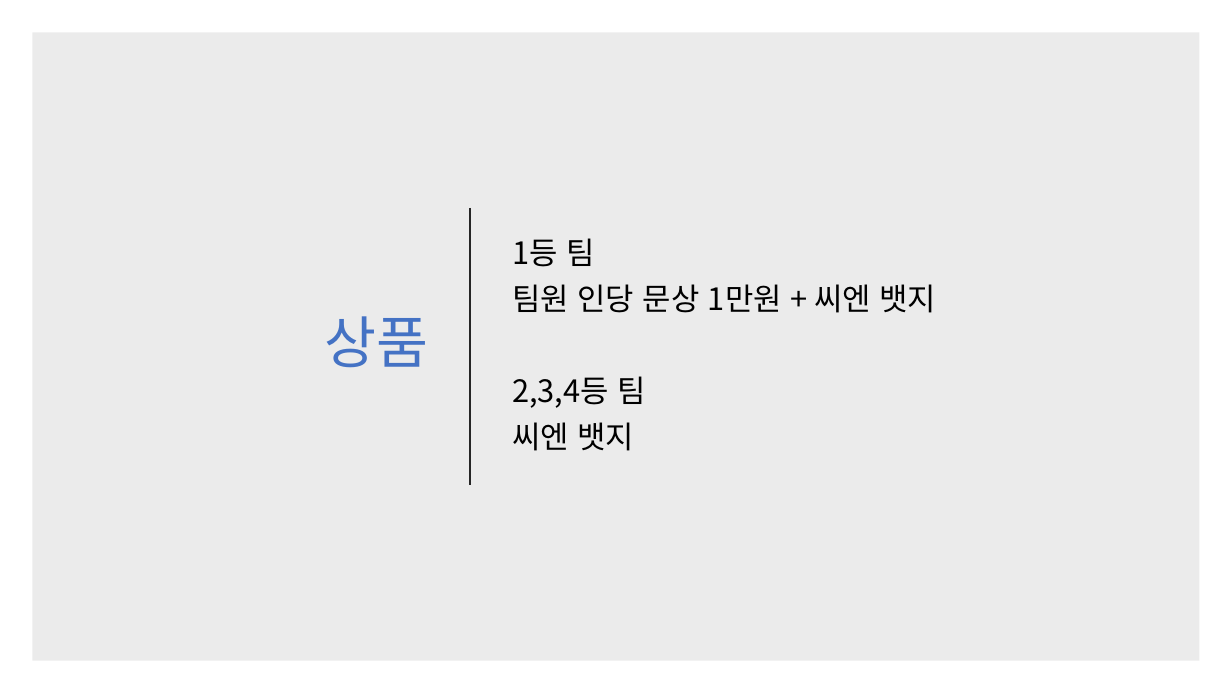
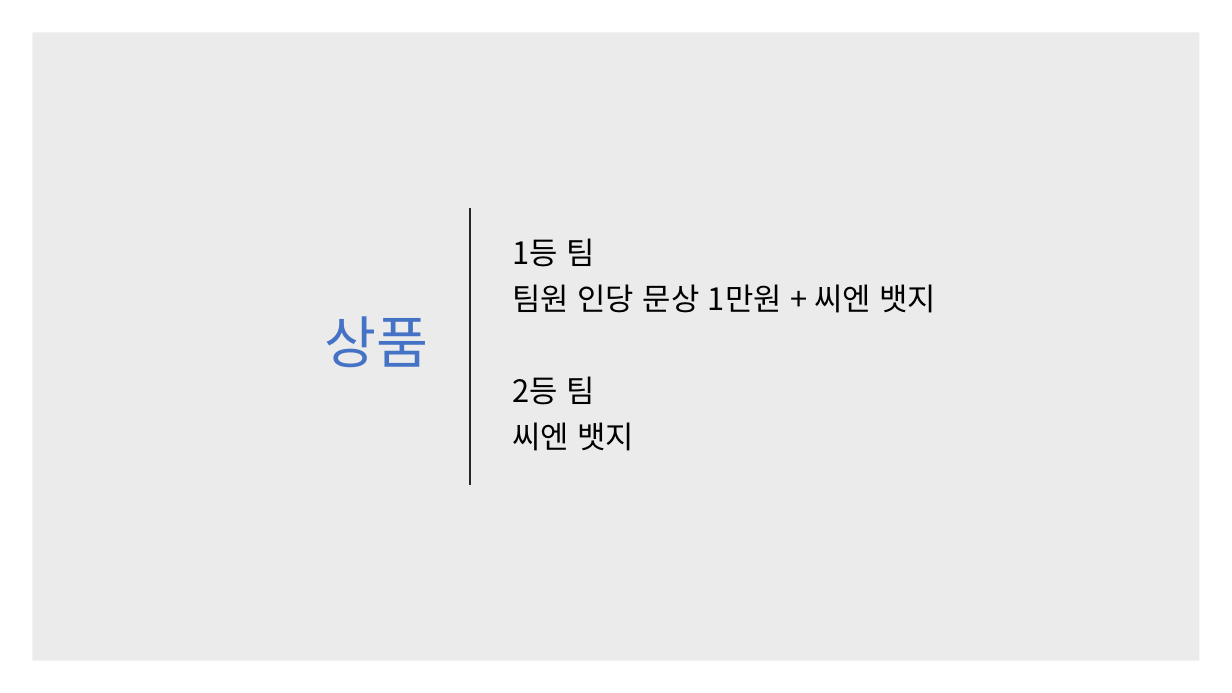
Before and after one commit to kjh99660/Study_powerpoint, a slide deck: slide 14 of 튜토리얼_프로젝트_최종발표.pptx. Drawn at 1232x693 pixels with LibreOffice and Linux fonts; fonts in the diff are those of the drawing. Boxes give left, top, right and bottom in pixels: in the first picture for what was removed or moved away, otherwise in the second. Text is boxed around its words. In the diff, an @@ line names an element or a change of style, - is before the commit and + after.

```diff
--- a/튜토리얼_프로젝트_최종발표.pptx
+++ b/튜토리얼_프로젝트_최종발표.pptx
@@ text at bbox=[512, 376, 594, 405]: text changed @@
-2,3,4등 팀
+2등 팀
```
Also in this commit, not shown: 4 other slides changed.
